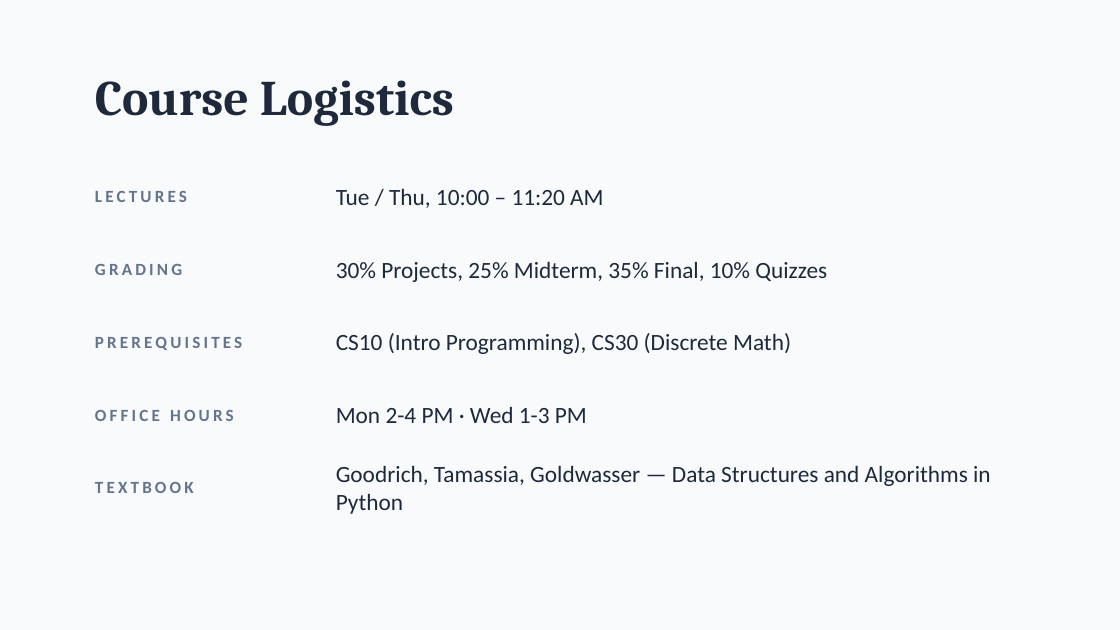
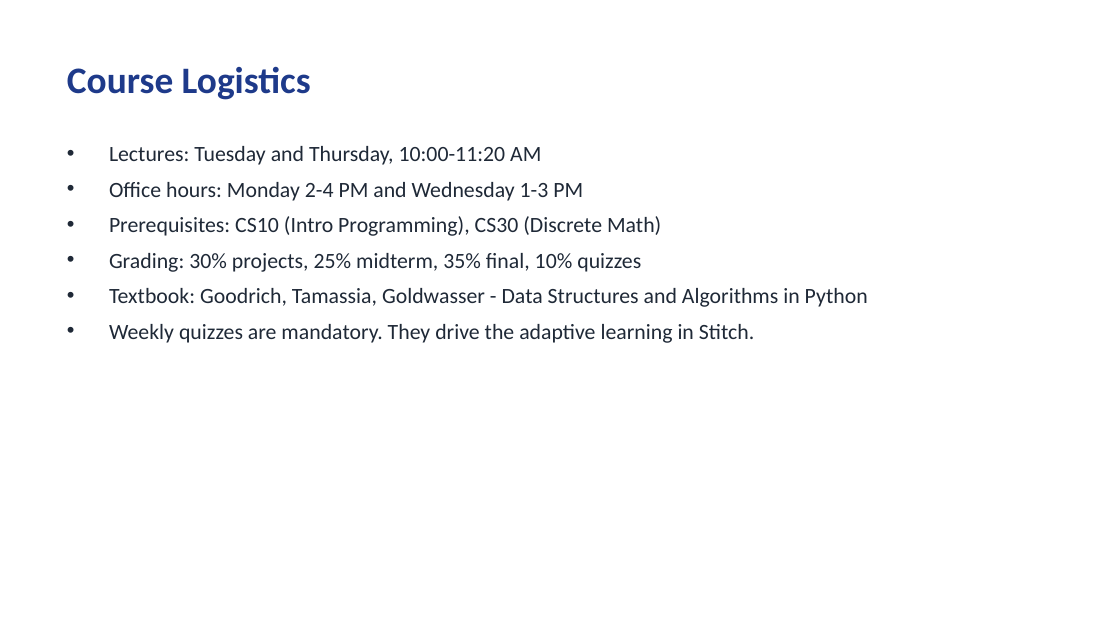
Before and after one commit to anishkancherla/stitch, a slide deck: slide 6 of samples/lectures/Week1_ComplexityAnalysis.pptx (slide 3 before the commit). Drawn at 1120x630 pixels with LibreOffice and Linux fonts; fonts in the diff are those of the drawing. Boxes give left, top, right and bottom in pixels: in the first picture for what was removed or moved away, otherwise in the second. Text is boxed around its words. In the diff, an @@ line names an element or a change of style, - is before the commit and + after.

Commit message:
stitch ai companion

```diff
--- a/samples/lectures/Week1_ComplexityAnalysis.pptx
+++ b/samples/lectures/Week1_ComplexityAnalysis.pptx
@@ background #F8FAFC to #FFFFFF @@
@@ text "Course Logistics": place and size @@
-text "Course Logistics" at <box>95,80,454,126</box>
+text "Course Logistics" at <box>67,66,311,100</box>
@@ text "Course Logistics" at <box>67,66,311,100</box>: size 32 to 24 pt, font Cambria to Calibri, text colour #1E293B to #1E3A8A @@
@@ text added at <box>109,146,868,343</box>, 14 pt, text #1F2937 @@
+• Lectures: Tuesday and Thursday, 10:00-11:20 AM
+• Office hours: Monday 2-4 PM and Wednesday 1-3 PM
+• Prerequisites: CS10 (Intro Programming), CS30 (Discrete Math)
+• Grading: 30% projects, 25% midterm, 35% final, 10% quizzes
+• Textbook: Goodrich, Tamassia, Goldwasser - Data Structures and Algorithms in Python
+• Weekly quizzes are mandatory. They drive the adaptive learning in Stitch.
@@ text removed at <box>95,191,187,202</box> @@
-LECTURES
@@ text removed at <box>336,188,603,208</box> @@
-Tue / Thu, 10:00 – 11:20 AM
@@ text removed at <box>95,264,182,275</box> @@
-GRADING
@@ text removed at <box>336,261,827,282</box> @@
-30% Projects, 25% Midterm, 35% Final, 10% Quizzes
@@ text removed at <box>95,337,242,350</box> @@
-PREREQUISITES
@@ text removed at <box>336,333,791,354</box> @@
-CS10 (Intro Programming), CS30 (Discrete Math)
@@ text removed at <box>95,410,234,421</box> @@
-OFFICE HOURS
@@ text removed at <box>336,406,587,423</box> @@
-Mon 2-4 PM · Wed 1-3 PM
@@ text removed at <box>336,465,991,514</box> @@
-Goodrich, Tamassia, Goldwasser — Data Structures and Algorithms in Python
@@ text removed at <box>95,482,194,493</box> @@
-TEXTBOOK
```
Also in this commit, not shown: 1 other slide changed, 28 slides added, 10 slides removed, 26 other files.
